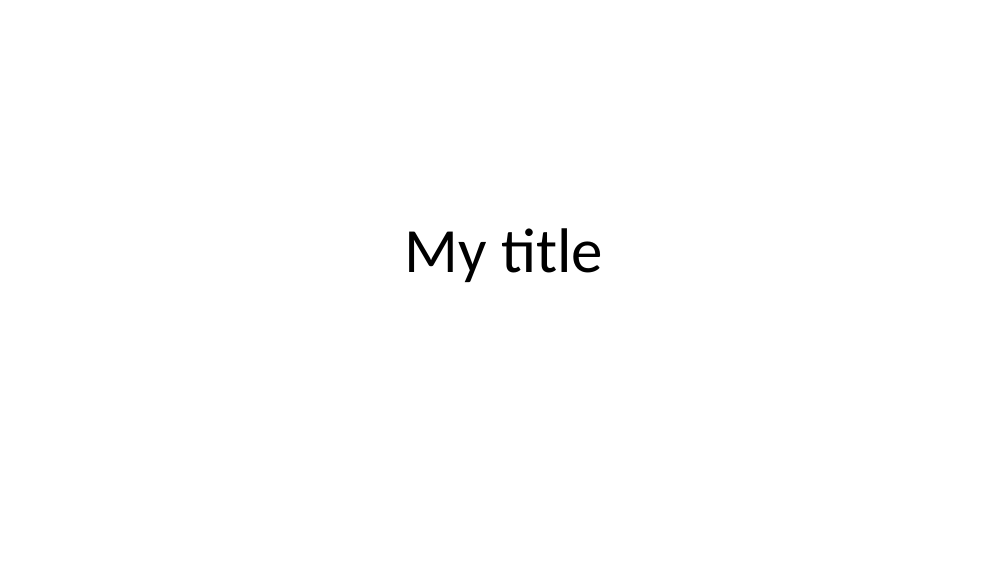
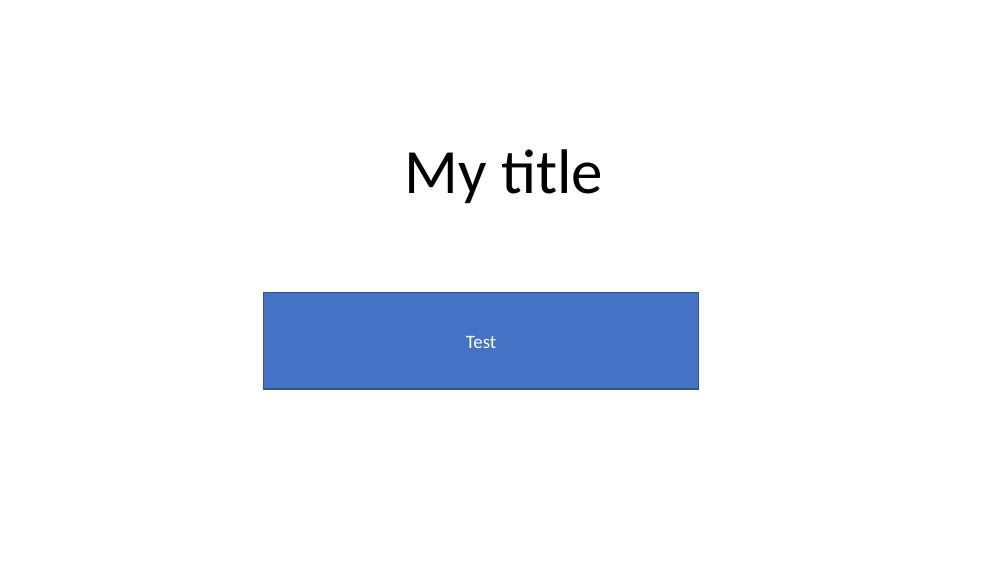
Before and after one commit to ShapeCrawler/ShapeCrawler, a slide deck: slide 1 of src/SlideDotNet.Tests/Resource/006_1 slides.pptx. Drawn at 1008x567 pixels with LibreOffice and Linux fonts; fonts in the diff are those of the drawing. Boxes give left, top, right and bottom in pixels: in the first picture for what was removed or moved away, otherwise in the second. Text is boxed around its words. In the diff, an @@ line names an element or a change of style, - is before the commit and + after.

```diff
--- a/src/SlideDotNet.Tests/Resource/006_1 slides.pptx
+++ b/src/SlideDotNet.Tests/Resource/006_1 slides.pptx
@@ title "My title": place and size @@
-title "My title" at <box>405,228,603,282</box>
+title "My title" at <box>405,149,603,203</box>
@@ rectangle added at <box>264,292,699,389</box>, fill #4472C4, outline #325491 1 pt, 18 pt, text #FFFFFF @@
+Test
```
Also in this commit, not shown: 17 other files.
